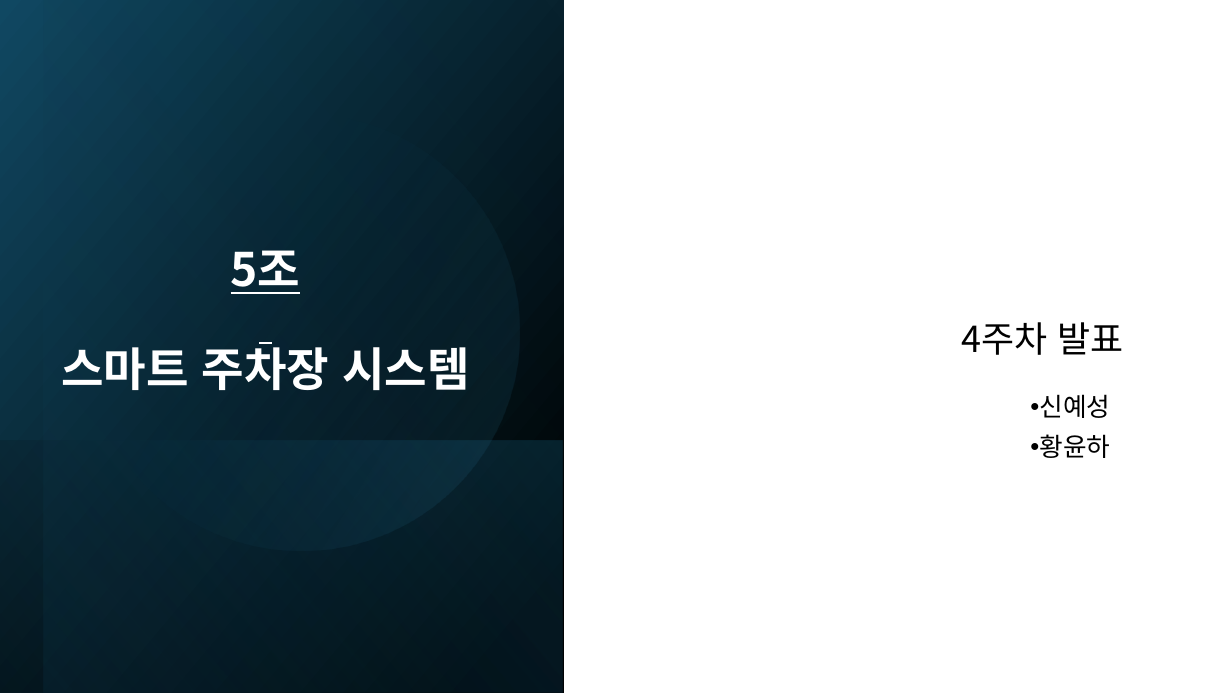
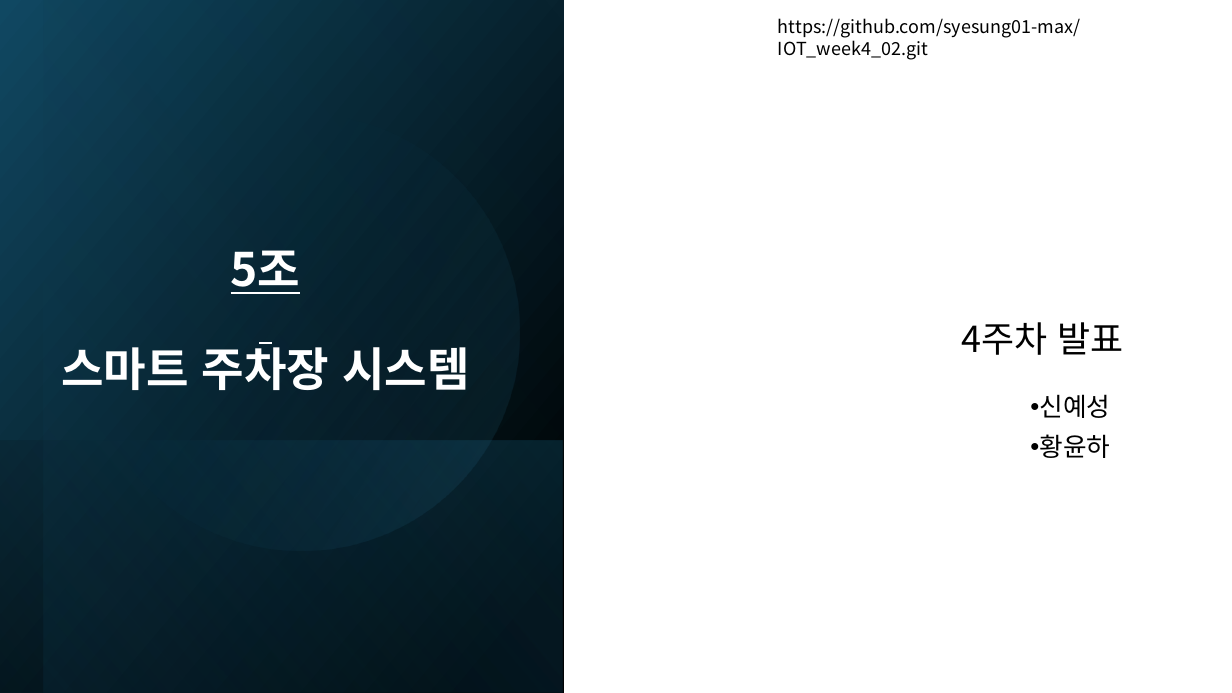
Before and after one commit to syesung01-max/IOT_week4_02, a slide deck: slide 1 of week4_02.pptx. Drawn at 1232x693 pixels with LibreOffice and Linux fonts; fonts in the diff are those of the drawing. Boxes give left, top, right and bottom in pixels: in the first picture for what was removed or moved away, otherwise in the second. Text is boxed around its words. In the diff, an @@ line names an element or a change of style, - is before the commit and + after.

```diff
--- a/week4_02.pptx
+++ b/week4_02.pptx
@@ text added at box(778, 18, 1081, 60), 14 pt, text #000000 @@
+https://github.com/syesung01-max/IOT_week4_02.git
```
